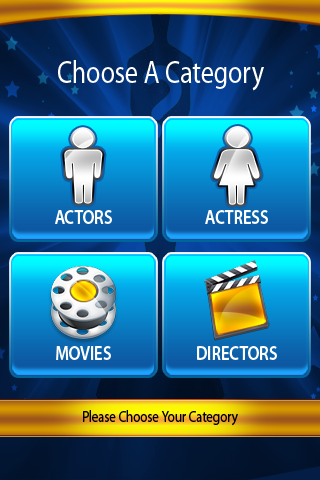
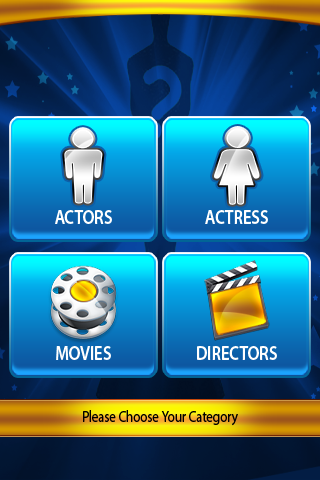
Layer changes from the first 320px x 480px image to the second:
hid "Choose A Category" over (58, 60, 264, 91)
